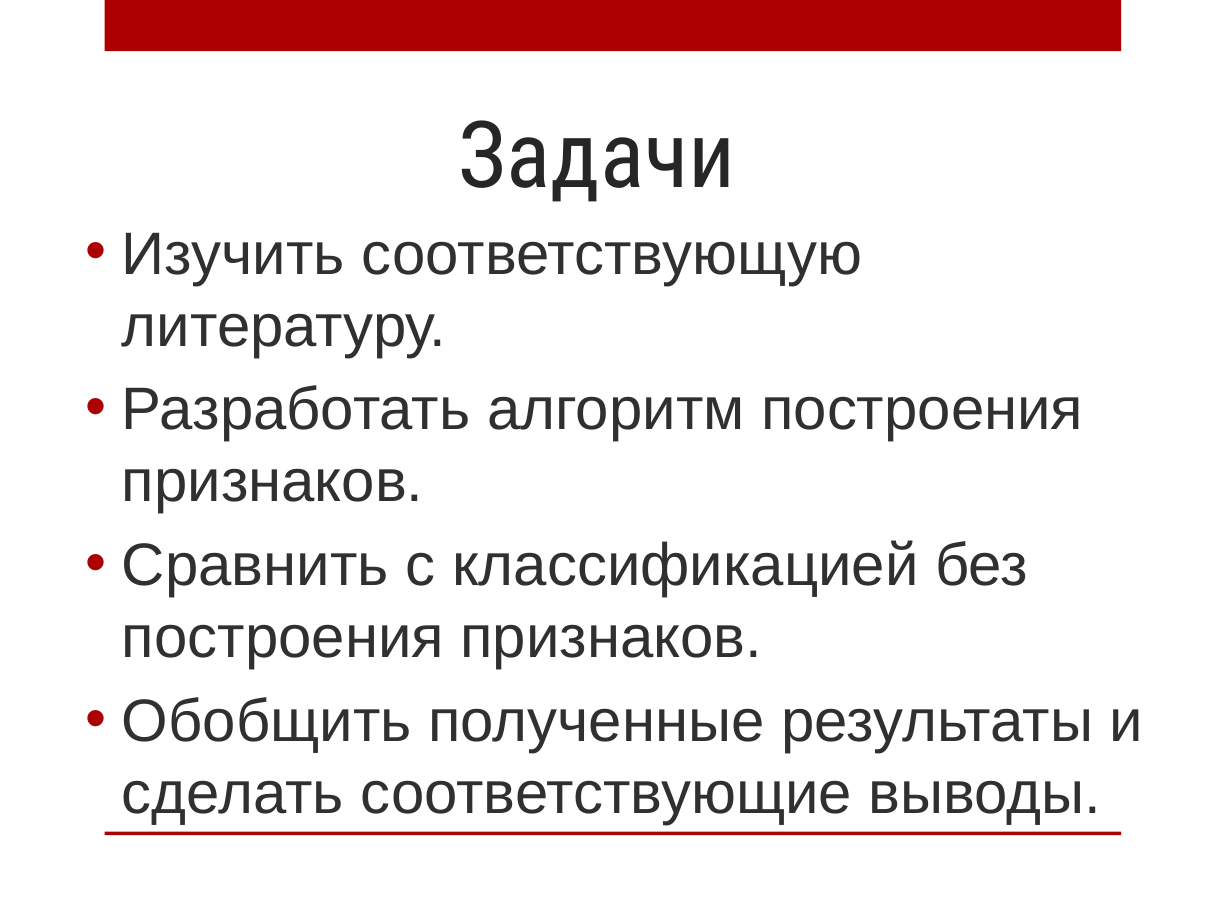
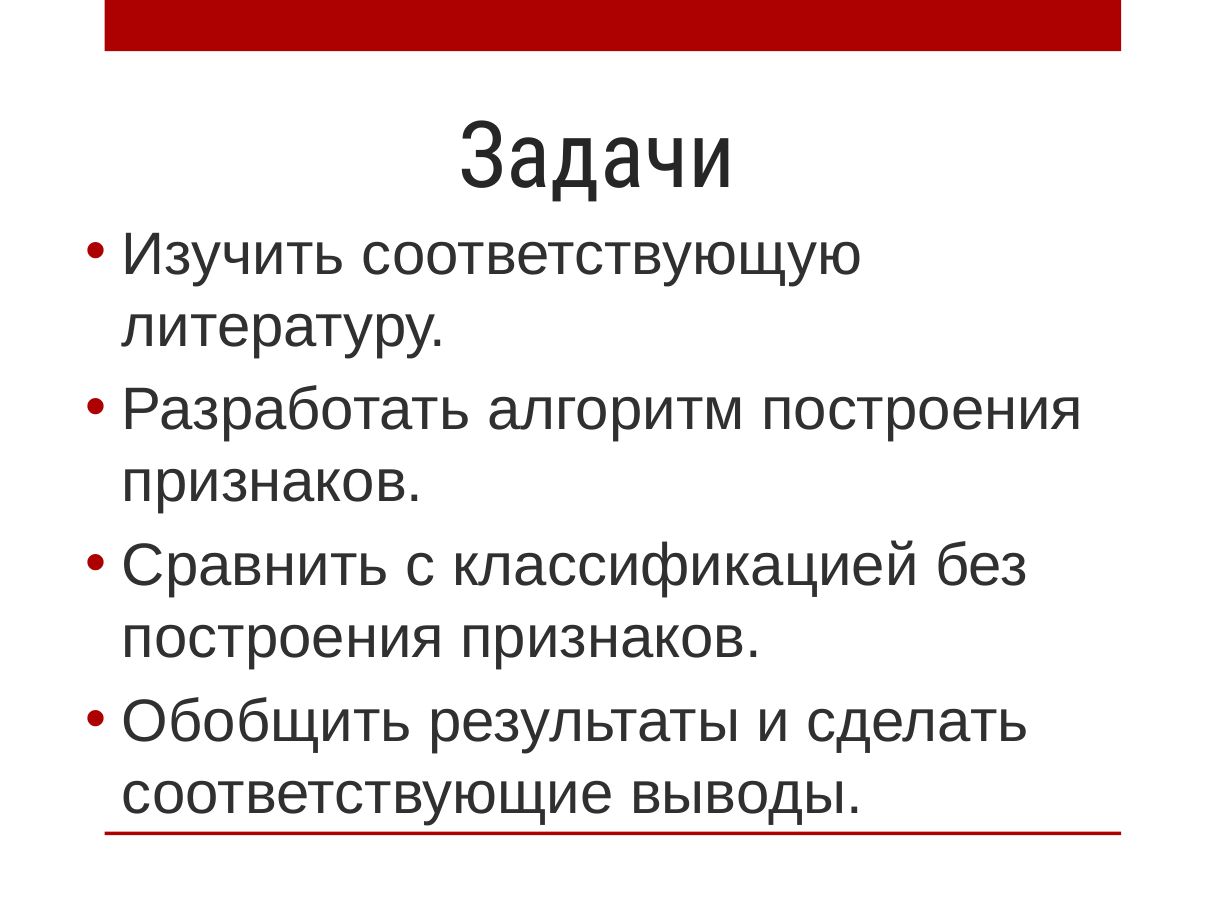
Before and after one commit to AnnaIbakaeva/Genetic, a slide deck: slide 10 of Диплом/Магистратура.Ибакаева.pptx. Drawn at 1232x924 pixels with LibreOffice and Linux fonts; fonts in the diff are those of the drawing; background and template pictures are left out. Boxes give left, top, right and bottom in pixels: in the first picture for what was removed or moved away, otherwise in the second. Text is boxed around its words. In the diff, an @@ line names an element or a change of style, - is before the commit and + after.

```diff
--- a/Диплом/Магистратура.Ибакаева.pptx
+++ b/Диплом/Магистратура.Ибакаева.pptx
@@ text at [122, 697, 1029, 824]: text changed @@
-• Обобщить полученные результаты и сделать соответствующие выводы.
+• Обобщить результаты и сделать соответствующие выводы.
```
Also in this commit, not shown: 8 other slides changed, 1 slide added, 1 slide removed, 1 other file.
